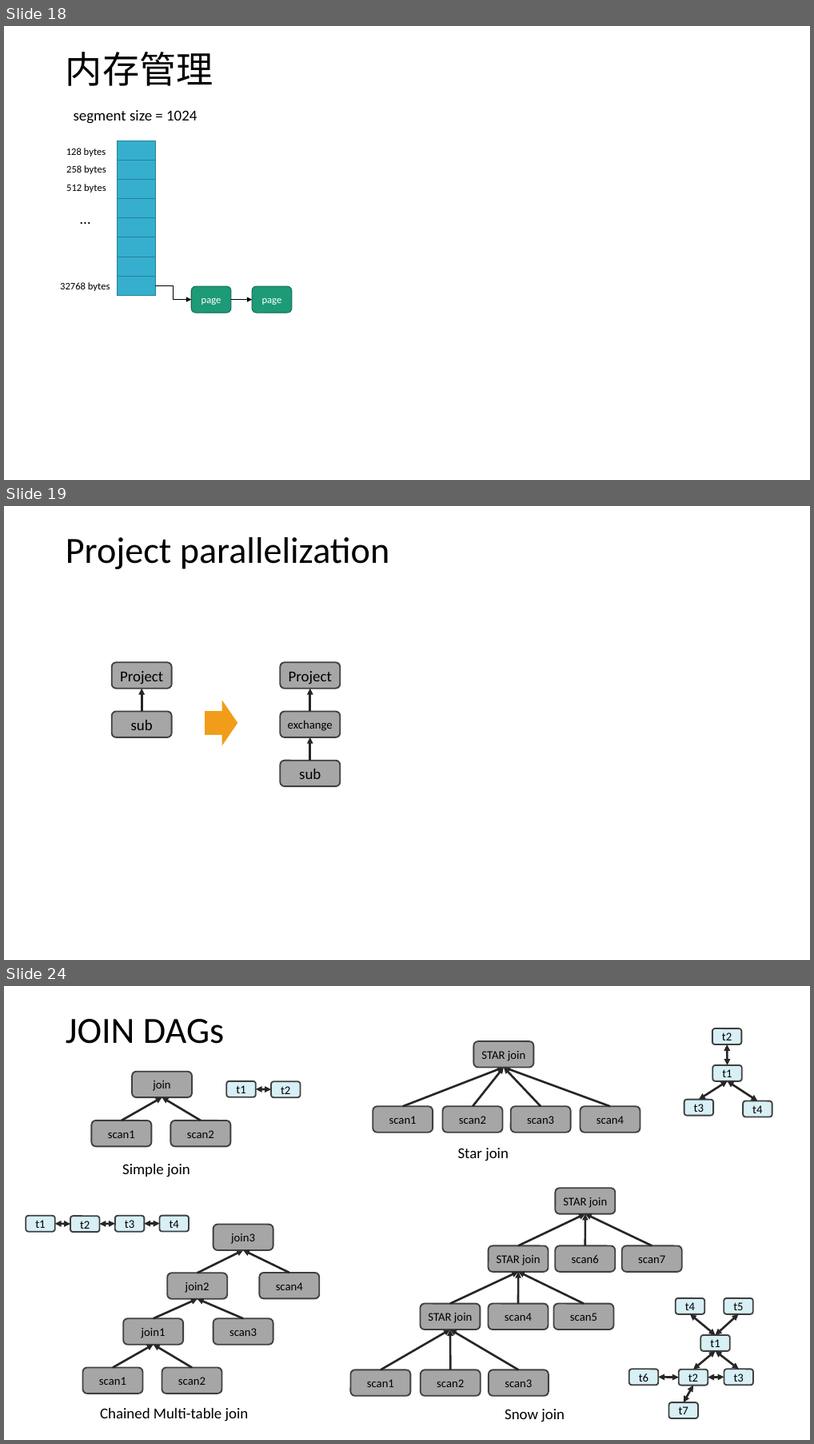
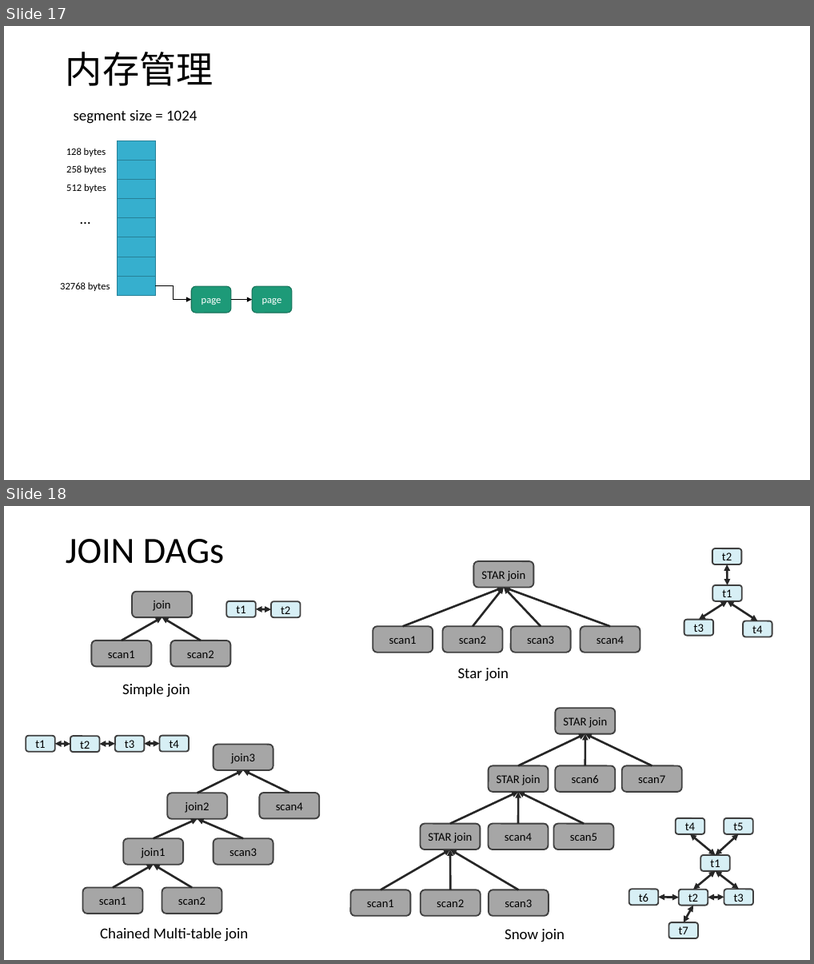
Before and after one commit to scott-zgeng/thor, a slide deck: doc/thor architecture.pptx. Shown one above the other, each under a label of ours: slides 18, 19 and 24 before the commit, slides 17 and 18 after it; the slides between them are not shown. The pictures are 814x1444 and 814x964 pixels, drawn with LibreOffice and Linux fonts; fonts in the diff are those of the drawing. Boxes give left, top, right and bottom in pixels: in the first picture for what was removed or moved away, otherwise in the second. Text is boxed around its words. In the diff, an @@ line names an element or a change of style, - is before the commit and + after.

```diff
--- a/doc/thor architecture.pptx
+++ b/doc/thor architecture.pptx
@@ slide 19 removed at box(4, 506, 810, 960), background #FFFFFF @@
@@ title removed at box(66, 537, 390, 569) @@
-Project parallelization
@@ rounded rectangle removed at box(112, 662, 171, 688) @@
-Project
@@ rounded rectangle removed at box(281, 662, 340, 688) @@
-Project
@@ arrow removed from (142, 711) to (142, 688) @@
@@ arrow removed from (310, 711) to (310, 688) @@
@@ rounded rectangle removed at box(112, 711, 171, 737) @@
-sub
@@ right arrow removed at box(204, 698, 238, 748) @@
@@ rounded rectangle removed at box(281, 711, 340, 737) @@
-exchange
@@ arrow removed from (310, 760) to (310, 737) @@
@@ rounded rectangle removed at box(281, 760, 340, 786) @@
-sub
@@ what was slide 18 is now slide 17 @@
@@ what was slide 24 is now slide 18 @@
```
Also in this commit, not shown: 10 slides changed, 3 slides added, 5 other slides removed, 1 other file.
